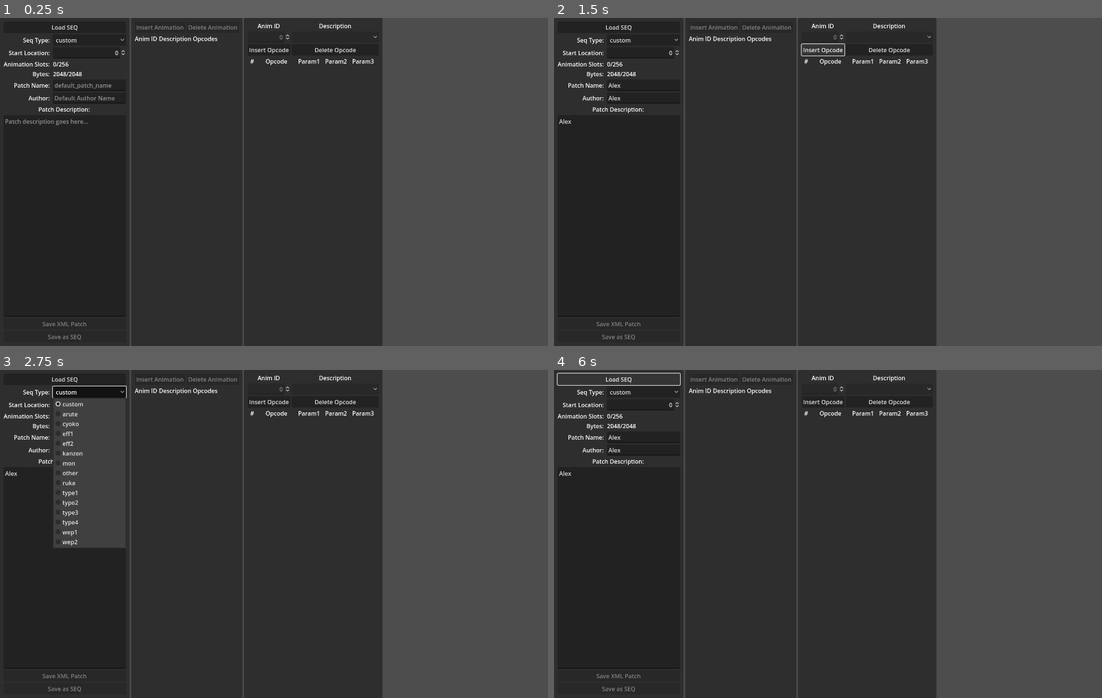
Above: before the commit, frames 1-4 (two rows, left to right).
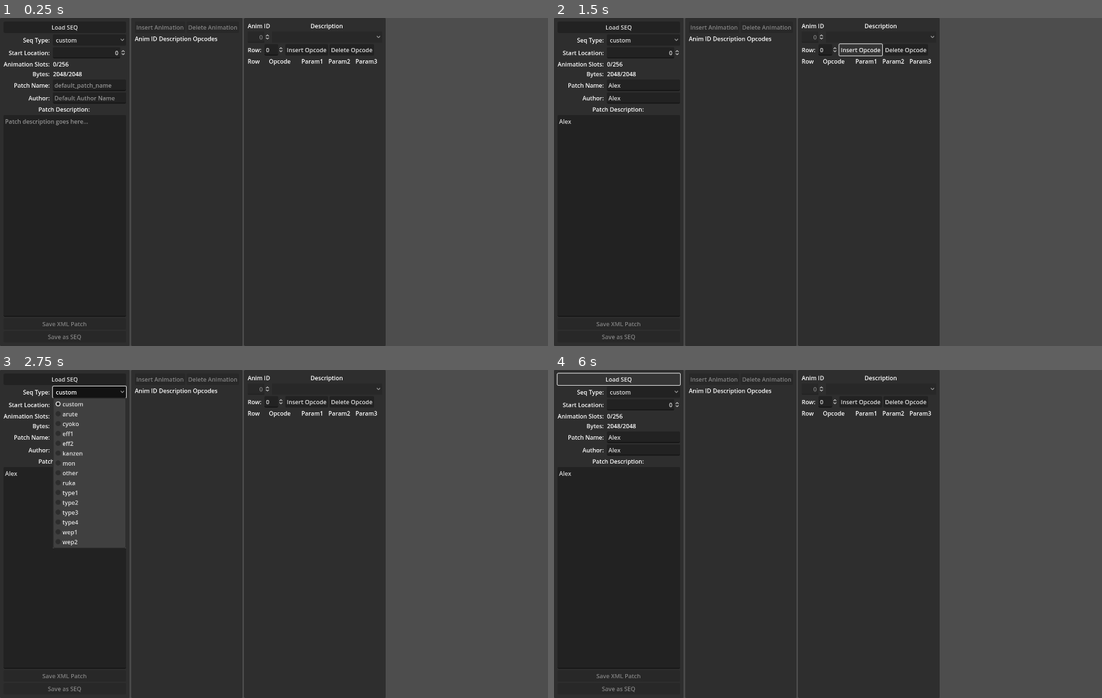
Above: after the commit, the same moments.

Repository: mrgudenheim/fftae
Game: Godot game, scene res://main.tscn
The game is run twice, just before and just after one commit, with the same random seed, the same clock (stepped at 60 frames per second) and the same inputs.
Inputs (mouse positions are in pixels of both pictures, inside the frame that each line leads up to):
- Up to frame 1 (0.25 s): no input
- Up to frame 2 (1.5 s): click (641, 83) at 0.52 s; type "Alex" at 0.6 s; click (641, 96) at 0.75 s; type "Alex" at 0.83 s; click (619, 214) at 0.98 s; type "Alex" at 1.07 s; click "Insert Opcode" at 1.25 s
- Up to frame 3 (2.75 s): click "custom" at 2 s
- Up to frame 4 (6 s): click "custom" at 2.75 s; click "Insert Opcode" at 3.5 s; click "custom" at 4.25 s; click "Insert Opcode" at 5 s; click "Load SEQ" at 5.75 s

The runs differ from the first frame. In frame 1, 1.0% of the frame differs, in the area x 45-71%, y 0-100%; in frame 2, 1.1%; in frame 3, 1.0%; in frame 4, 1.0%.
Error after the commit: Invalid access of index '-1' on a base object of type: 'Array[Sequence]'. (res://main.gd:226)

Commit message:
added insert and delete opcode functionality

Diff:
--- a/main.gd
+++ b/main.gd
@@ -214,6 +214,31 @@
 
 
 func _on_animation_option_button_item_selected(index: int) -> void:
-	var temp_seq: Seq = seq
 	var sequence: Sequence = seq.sequences[index]
+	settings_ui.row_spinbox.max_value = sequence.seq_parts.size() - 1
 	populate_opcode_list(opcode_list_container, index)
+
+
+func _on_insert_opcode_pressed() -> void:
+	var seq_part_id = settings_ui.row_spinbox.value
+	var seq_id = settings_ui.animation_name_options.selected
+
+	var previous_length: int = seq.sequences[seq_id].length
+	# set up seq_part
+	var new_seq_part: SeqPart = SeqPart.new()
+	new_seq_part.parameters.resize(2)
+	new_seq_part.parameters.fill(0)
+
+	seq.sequences[settings_ui.animation_name_options.selected].seq_parts.insert(seq_part_id, new_seq_part)
+	FFTae.seq.update_seq_pointers(seq_id, previous_length)
+	_on_animation_option_button_item_selected(seq_id)
+
+
+func _on_delete_opcode_pressed() -> void:
+	var seq_part_id = settings_ui.row_spinbox.value
+	var seq_id = settings_ui.animation_name_options.selected
+	var previous_length: int = seq.sequences[seq_id].length
+
+	seq.sequences[settings_ui.animation_name_options.selected].seq_parts.remove_at(seq_part_id)
+	FFTae.seq.update_seq_pointers(seq_id, previous_length)
+	_on_animation_option_button_item_selected(seq_id)
--- a/main.tscn
+++ b/main.tscn
@@ -34,7 +34,7 @@
 grow_horizontal = 2
 grow_vertical = 2
 
-[node name="SettingsPanel" type="PanelContainer" parent="HBo …(199 unchanged characters)… on_id_spinbox", "animation_name_options")]
+[node name="SettingsPanel" type="PanelContainer" parent="HBo …(199 unchanged characters)… on_id_spinbox", "animation_name_options", "row_spinbox")]
 layout_mode = 2
 script = ExtResource("2_hmnjv")
 patch_type_options = NodePath("MarginContainer/VBoxContainer/Info/PatchType")
@@ -46,6 +46,7 @@
 patch_description_edit = NodePath("MarginContainer/VBoxContainer/DescriptionTextEdit")
 animation_id_spinbox = NodePath("../AnimationEditor/MarginContainer/VBoxContainer/Options/IdSpinBox")
 animation_name_options = NodePath("../AnimationEditor/MarginContainer/VBoxContainer/Options/AnimationOptionButton")
+row_spinbox = NodePath("../AnimationEditor/MarginContainer/VBoxContainer/Functions/RowSpinBox")
 
 [node name="MarginContainer" type="MarginContainer" parent="HBoxContainer/SettingsPanel"]
 layout_mode = 2
@@ -250,11 +251,21 @@
 size_flags_horizontal = 3
 disabled = true
 
-[node name="InsertOpcode" type="Button" parent="HBoxContainer/AnimationEditor/MarginContainer/VBoxContainer/Options"]
+[node name="Functions" type="HBoxContainer" parent="HBoxContainer/AnimationEditor/MarginContainer/VBoxContainer"]
+layout_mode = 2
+
+[node name="Row" type="Label" parent="HBoxContainer/AnimationEditor/MarginContainer/VBoxContainer/Functions"]
+layout_mode = 2
+text = "Row: "
+
+[node name="RowSpinBox" type="SpinBox" parent="HBoxContainer/AnimationEditor/MarginContainer/VBoxContainer/Functions"]
+layout_mode = 2
+
+[node name="InsertOpcode" type="Button" parent="HBoxContainer/AnimationEditor/MarginContainer/VBoxContainer/Functions"]
 layout_mode = 2
 text = "Insert Opcode"
 
-[node name="DeleteOpcode" type="Button" parent="HBoxContainer/AnimationEditor/MarginContainer/VBoxContainer/Options"]
+[node name="DeleteOpcode" type="Button" parent="HBoxContainer/AnimationEditor/MarginContainer/VBoxContainer/Functions"]
 layout_mode = 2
 text = "Delete Opcode"
 
@@ -272,7 +283,7 @@
 [node name="#" type="Label" parent="HBoxContainer/AnimationEditor/MarginContainer/VBoxContainer/ScrollContainer/Opcodes"]
 custom_minimum_size = Vector2(25, 0)
 layout_mode = 2
-text = "#"
+text = "Row"
 horizontal_alignment = 1
 
 [node name="Opcode" type="Label" parent="HBoxContainer/AnimationEditor/MarginContainer/VBoxContainer/ScrollContainer/Opcodes"]
@@ -307,3 +318,5 @@
 [connection signal="pressed" from="HBoxContainer/SettingsPanel/MarginContainer/VBoxContainer/SaveAsSEQ" to="." method="_on_save_as_seq_pressed"]
 [connection signal="file_selected" from="HBoxContainer/SettingsPanel/MarginContainer/VBoxContainer/SaveAsSEQ/SaveSeqDialog" to="." method="_on_save_seq_dialog_file_selected"]
 [connection signal="item_selected" from="HBoxContainer/AnimationEditor/MarginContainer/VBoxContainer/Options/AnimationOptionButton" to="." method="_on_animation_option_button_item_selected"]
+[connection signal="pressed" from="HBoxContainer/AnimationEditor/MarginContainer/VBoxContainer/Functions/InsertOpcode" to="." method="_on_insert_opcode_pressed"]
+[connection signal="pressed" from="HBoxContainer/AnimationEditor/MarginContainer/VBoxContainer/Functions/DeleteOpcode" to="." method="_on_delete_opcode_pressed"]
--- a/src/settings_ui.gd
+++ b/src/settings_ui.gd
@@ -9,8 +9,10 @@
 @export var author_name_edit: LineEdit
 @export var patch_description_edit: TextEdit
 
+# animation editor elements
 @export var animation_id_spinbox: SpinBox
 @export var animation_name_options: OptionButton
+@export var row_spinbox: SpinBox
 
 var patch_name: String = "default patch name":
 	get:
Not shown, changed: README.md
